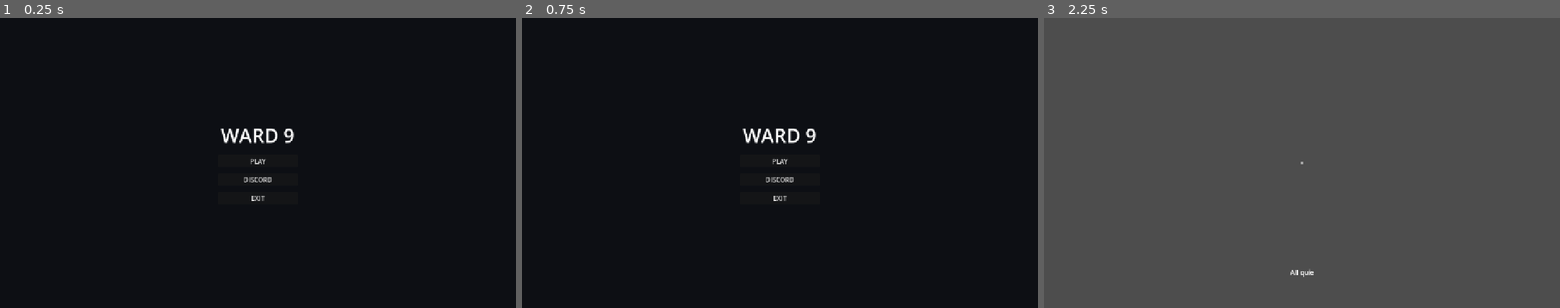
Above: before the commit, frames 1-3 (left to right).
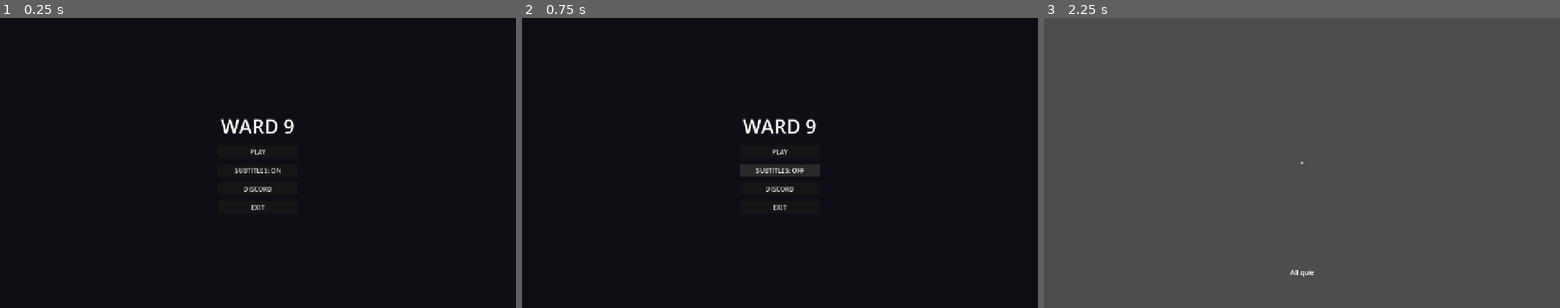
Above: after the commit, the same moments.

Repository: studioboredgames/Ward-9
Game: Godot game, scene res://scenes/main.tscn
The game is run twice, just before and just after one commit, with the same random seed, the same clock (stepped at 60 frames per second) and the same inputs.
Inputs (mouse positions are in pixels of both pictures, inside the frame that each line leads up to):
- Up to frame 1 (0.25 s): no input
- Up to frame 2 (0.75 s): click (780, 168) at 0.5 s, where only the run after the commit has a clickable "SUBTITLES: ON"
- Up to frame 3 (2.25 s): click (1302, 168) at 1.25 s, where only the run after the commit has a clickable "SUBTITLES: OFF"; click "PLAY" at 2 s

The runs differ from the first frame. In frame 1, 1.1% of the frame differs, in the area x 42-57%, y 34-67%; in frame 2, 1.3%, in the area x 42-58%, y 34-67%; in frame 3, nothing differs.

Commit message:
feat: added subtitle toggle option in main menu

Diff:
--- a/scenes/main.tscn
+++ b/scenes/main.tscn
@@ -193,6 +193,10 @@
 layout_mode = 2
 text = "PLAY"
 
+[node name="SettingsButton" type="Button" parent="CanvasLayer/MainMenu/VBoxContainer"]
+layout_mode = 2
+text = "SUBTITLES: ON"
+
 [node name="DiscordButton" type="Button" parent="CanvasLayer/MainMenu/VBoxContainer"]
 layout_mode = 2
 text = "DISCORD"
--- a/scripts/ui/main_menu.gd
+++ b/scripts/ui/main_menu.gd
@@ -5,6 +5,7 @@
 signal play_pressed
 
 @onready var play_btn: Button = $VBoxContainer/PlayButton
+@onready var settings_btn: Button = $VBoxContainer/SettingsButton
 @onready var exit_btn: Button = $VBoxContainer/ExitButton
 @onready var discord_btn: Button = $VBoxContainer/DiscordButton
 
@@ -13,8 +14,17 @@
 	Input.mouse_mode = Input.MOUSE_MODE_VISIBLE
 
 	play_btn.pressed.connect(_on_play)
+	settings_btn.pressed.connect(_on_settings)
 	exit_btn.pressed.connect(_on_exit)
 	discord_btn.pressed.connect(_on_discord)
+
+
+func _on_settings() -> void:
+	# Toggle Subtitles
+	var sm = get_tree().get_first_node_in_group("subtitle_manager")
+	if sm:
+		sm.enabled = not sm.enabled
+		settings_btn.text = "SUBTITLES: " + ("ON" if sm.enabled else "OFF")
 
 func _on_play() -> void:
 	Input.mouse_mode = Input.MOUSE_MODE_CAPTURED
--- a/scripts/ui/subtitle_manager.gd
+++ b/scripts/ui/subtitle_manager.gd
@@ -4,13 +4,14 @@
 ## inspired by "Fears to Fathom"
 
 @onready var label: RichTextLabel = $SubtitleLabel
+var enabled: bool = true
 
 func _ready() -> void:
 	add_to_group("subtitle_manager")
 	if label: label.text = ""
 
 func display_text(text: String, duration: float = 3.0) -> void:
-	if not label: return
+	if not label or not enabled: return
 
 	label.text = "[center]" + text + "[/center]"
 	label.visible_ratio = 0.0
Not shown, added: scripts/ui/main_menu.gd.uid
Not shown, added: scripts/ui/subtitle_manager.gd.uid
